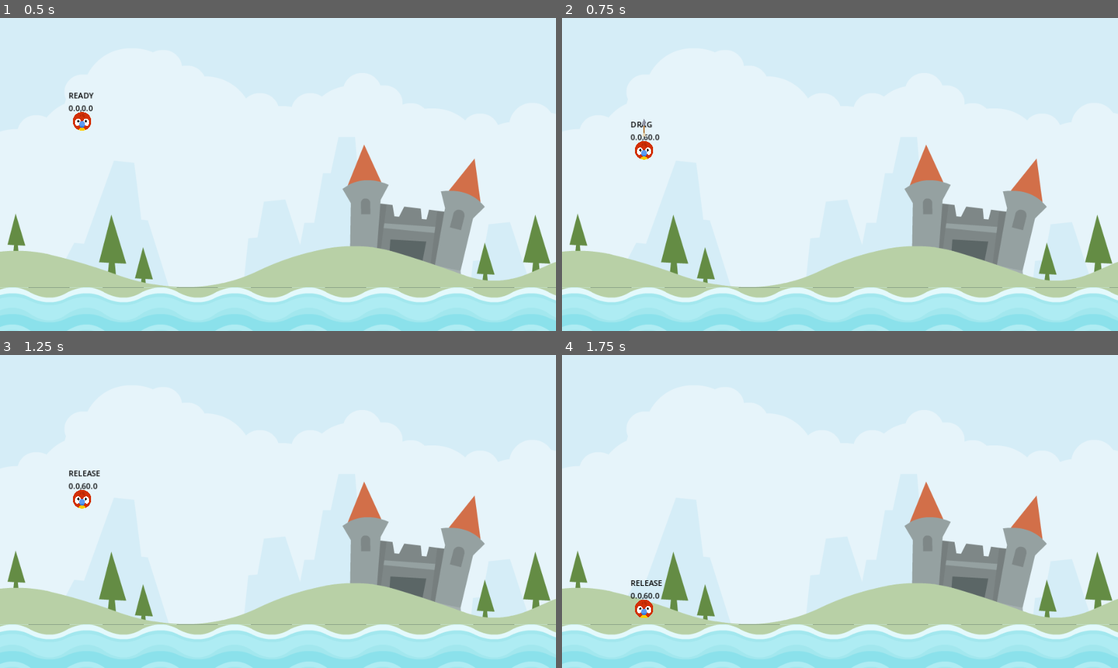
Above: before the commit, frames 1-4 (two rows, left to right).
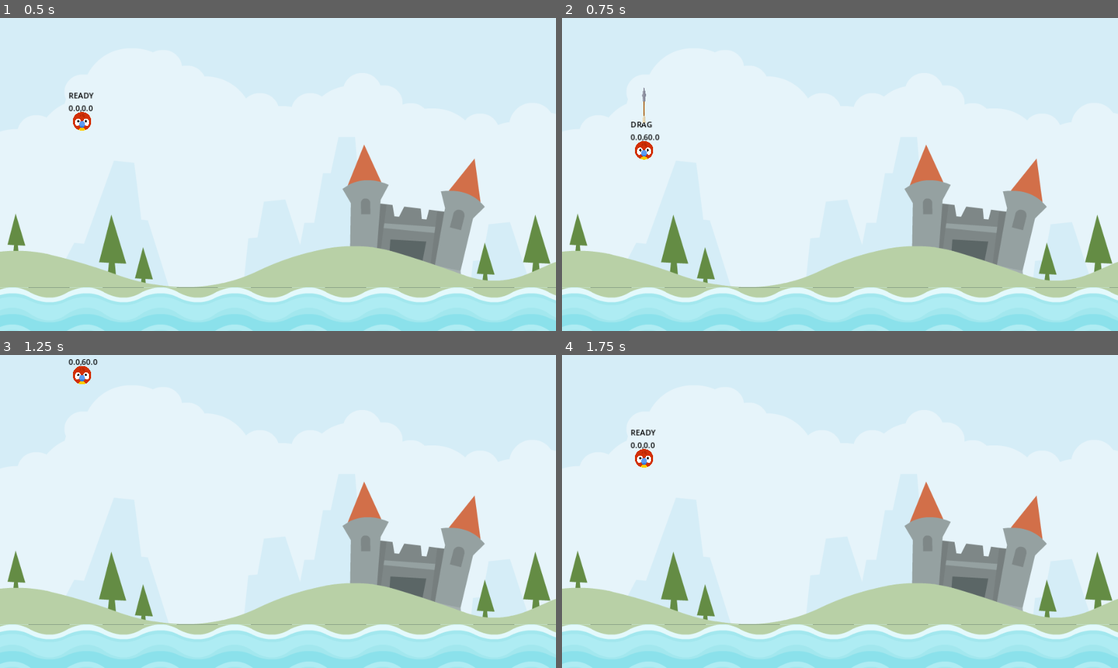
Above: after the commit, the same moments.

Repository: Babrakov/angry-animals
Game: Godot game, scene res://scenes/level.tscn
Same seed, same stepped clock (60 frames per second), same inputs: the game is played once before the commit and once after it.
Inputs (mouse positions are in pixels of both pictures, inside the frame that each line leads up to):
- Up to frame 1 (0.5 s): no input
- Up to frame 2 (0.75 s): tap Enter at 0.5 s; drag from (645, 121) to (867, 327) at 0.52 s
- Up to frame 3 (1.25 s): no input
- Up to frame 4 (1.75 s): drag from (728, 527) to (867, 664) at 1.27 s

Frame 1 is identical in both runs. In frame 2, less than 0.1% of the frame differs, in the area x 14-16%, y 22-38%; in frame 3, 0.5%; in frame 4, 0.6%, in the area x 12-18%, y 23-84%.

Commit message:
Animal Launch

Diff:
--- a/scenes/animal.gd
+++ b/scenes/animal.gd
@@ -2,24 +2,28 @@
 @onready var label: Label = $Label
 @onready var arrow: Sprite2D = $Arrow
 @onready var stretch_sound: AudioStreamPlayer2D = $StretchSound
+@onready var launch_sound: AudioStreamPlayer2D = $LaunchSound
 
 enum ANIMAL_STATE { READY , DRAG, RELEASE  }
 
 const DRAG_LIM_MAX: Vector2 = Vector2(0,60)
 const DRAG_LIM_MIN: Vector2 = Vector2(-60,0)
+const IMPULSE_MULT: float = 20.0
+const IMPULSE_MAX: float = 1200.0
 
 var _start: Vector2 = Vector2.ZERO
 var _drag_start: Vector2 = Vector2.ZERO
 var _dragged_vector: Vector2 = Vector2.ZERO
 var _last_dragged_vector: Vector2 = Vector2.ZERO
+var _arrow_scale_x: float = 0.0
 
 var _state: ANIMAL_STATE = ANIMAL_STATE.READY
 
 # Called when the node enters the scene tree for the first time.
 func _ready() -> void:
+	_arrow_scale_x = arrow.scale.x
 	arrow.hide()
 	_start = position
-
 
 # Called every frame. 'delta' is the elapsed time since the previous frame.
 func _physics_process(delta: float) -> void:
@@ -27,14 +31,25 @@
 	label.text = "%s\n" % ANIMAL_STATE.keys()[_state]
 	label.text += "%.1f,%.1f" % [_dragged_vector.x,_dragged_vector.y]
 
+func get_impulse() -> Vector2:
+	return _dragged_vector * -1 * IMPULSE_MULT
+
+func set_release() -> void:
+	arrow.hide()
+	freeze = false
+	apply_central_impulse(get_impulse())
+	launch_sound.play()
+
+func set_drag() -> void:
+	arrow.show()
+	_drag_start =  get_global_mouse_position()
+
 func set_new_state(new_state: ANIMAL_STATE) -> void:
 	_state = new_state
 	if _state == ANIMAL_STATE.RELEASE:
-		freeze = false
-		arrow.hide()
+		set_release()
 	elif  _state == ANIMAL_STATE.DRAG:
-		arrow.show()
-		_drag_start =  get_global_mouse_position()
+		set_drag()
 
 func detect_release() -> bool:
 	if _state == ANIMAL_STATE.DRAG:
@@ -44,6 +59,10 @@
 	return false
 
 func scale_arrow() -> void:
+	var imp_len = get_impulse().length()
+	var perc = imp_len /   IMPULSE_MAX
+	arrow.scale.x = (_arrow_scale_x * perc) + _arrow_scale_x
+
 	arrow.rotation = (_start - position).angle()
 
 func play_stretch_sound() -> void:
--- a/scenes/animal.tscn
+++ b/scenes/animal.tscn
@@ -1,9 +1,10 @@
-[gd_scene load_steps=6 format=3 uid="uid://fyaa3psw0lr4"]
+[gd_scene load_steps=7 format=3 uid="uid://fyaa3psw0lr4"]
 
 [ext_resource type="Texture2D" uid="uid://hhptk83624wc" path="res://assets/player/parrot.png" id="1_nl6s4"]
 [ext_resource type="Script" path="res://scenes/animal.gd" id="1_pb8pf"]
 [ext_resource type="Texture2D" uid="uid://dvh5t178dl0k1" path="res://assets/items/arrow.png" id="3_x32un"]
 [ext_resource type="AudioStream" uid="uid://b4c8r73fnl52f" path="res://assets/audio/stretch2.ogg" id="4_lt8u5"]
+[ext_resource type="AudioStream" uid="uid://ck11wfb7ml5fi" path="res://assets/audio/catapult.ogg" id="5_1oovb"]
 
 [sub_resource type="CircleShape2D" id="CircleShape2D_65kit"]
 radius = 20.0
@@ -40,5 +41,8 @@
 [node name="StretchSound" type="AudioStreamPlayer2D" parent="."]
 stream = ExtResource("4_lt8u5")
 
+[node name="LaunchSound" type="AudioStreamPlayer2D" parent="."]
+stream = ExtResource("5_1oovb")
+
 [connection signal="input_event" from="." to="." method="_on_input_event"]
 [connection signal="screen_exited" from="VisibleOnScreenNotifier2D" to="." method="_on_visible_on_screen_notifier_2d_screen_exited"]
